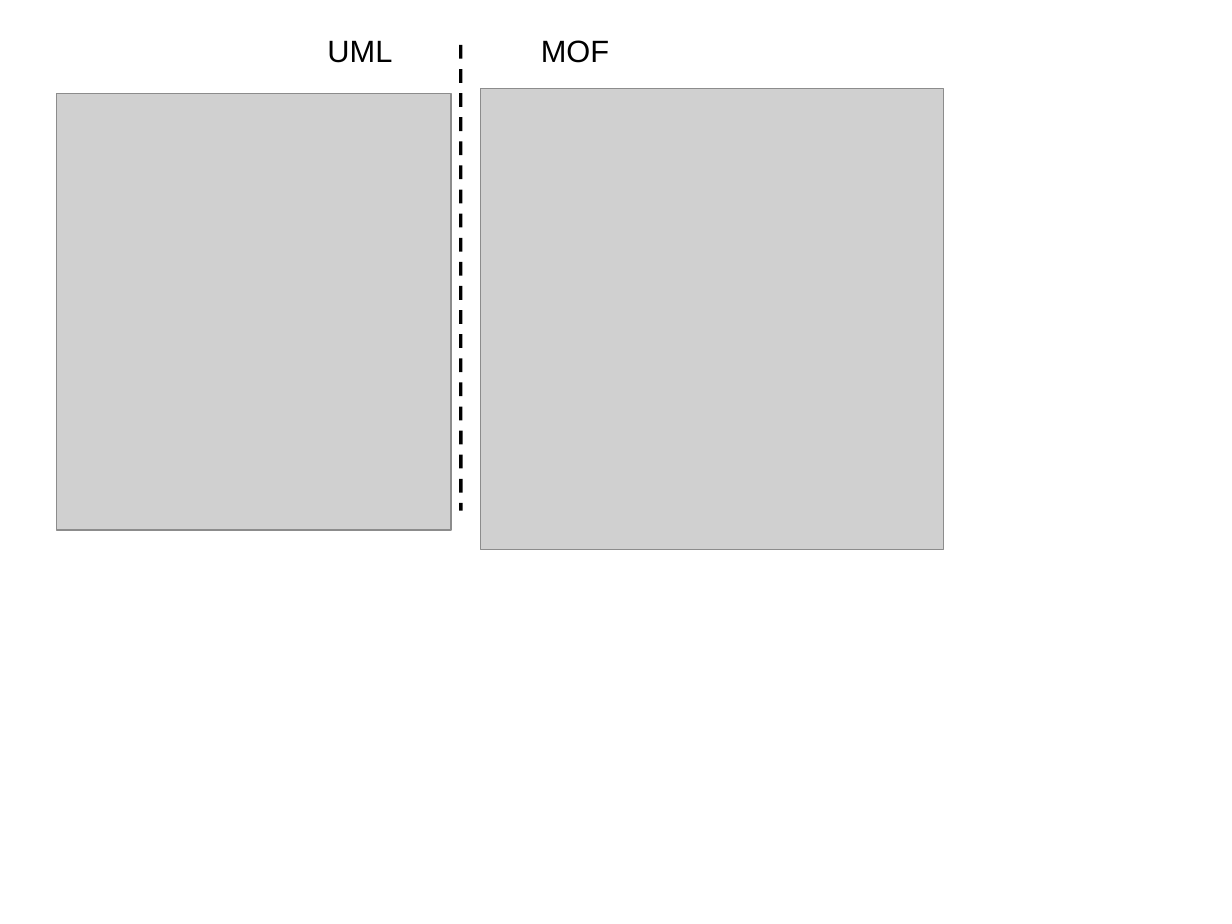
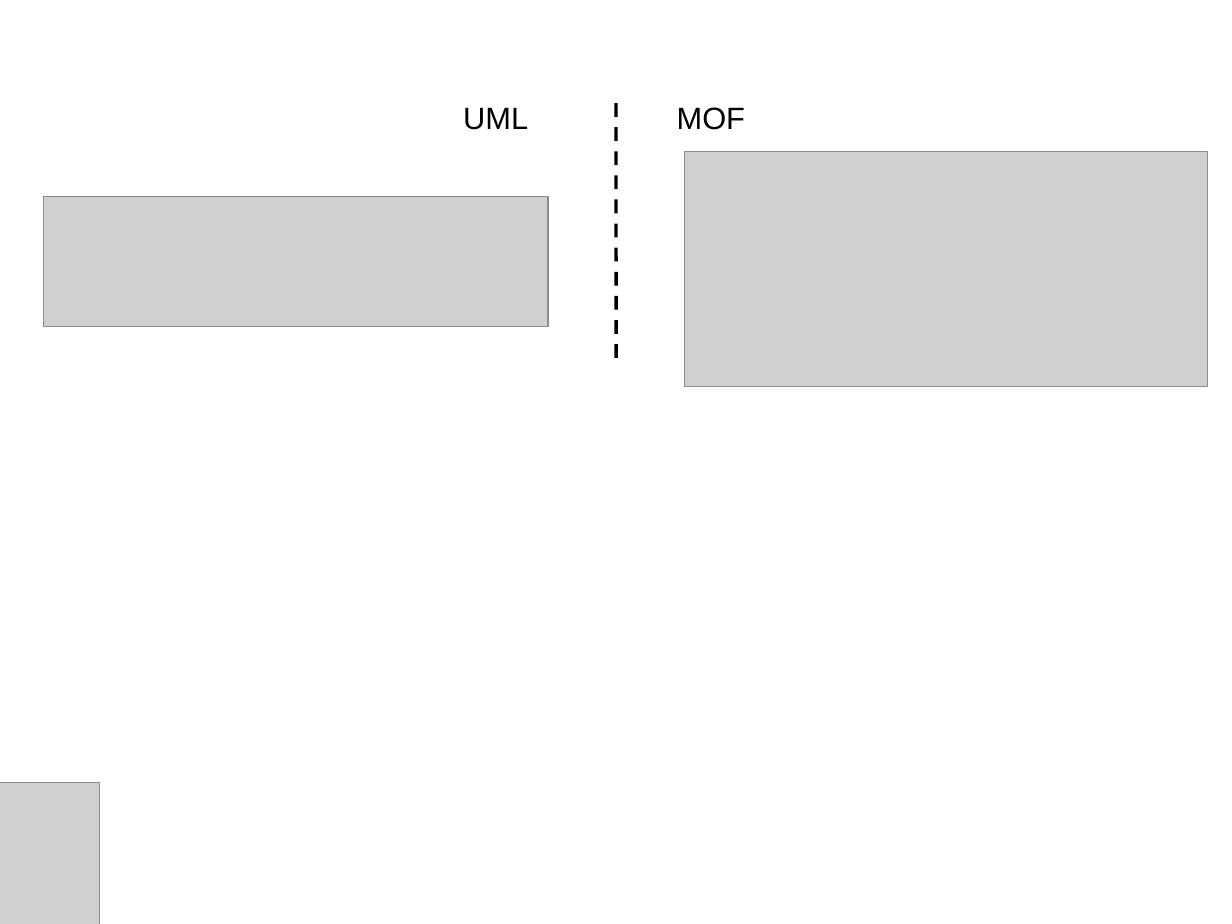
Before and after one commit to iivanoo/umlbridgepaper, a slide deck: slide 12 of UMLBridge/figures/3.0.ppt. Drawn at 1232x924 pixels with LibreOffice and Linux fonts; fonts in the diff are those of the drawing; grey boxes stand for pictures. Boxes give left, top, right and bottom in pixels: in the first picture for what was removed or moved away, otherwise in the second. Text is boxed around its words. In the diff, an @@ line names an element or a change of style, - is before the commit and + after.

```diff
--- a/UMLBridge/figures/3.0.ppt
+++ b/UMLBridge/figures/3.0.ppt
@@ text "UML": place and size @@
-text "UML" at [327, 40, 392, 63]
+text "UML" at [463, 107, 528, 130]
@@ line moved from (461, 44) - (461, 510) to (616, 103) - (616, 365) @@
@@ text "MOF": place and size @@
-text "MOF" at [541, 40, 609, 63]
+text "MOF" at [677, 107, 745, 130]
@@ picture: place and size @@
-picture at [480, 89, 944, 549]
+picture at [684, 152, 1207, 387]
@@ picture: place and size @@
-picture at [57, 94, 451, 530]
+picture at [43, 196, 547, 326]
@@ picture added at [0, 782, 100, 924] @@
```
Also in this commit, not shown: 5 other slides changed, 18 other files.
